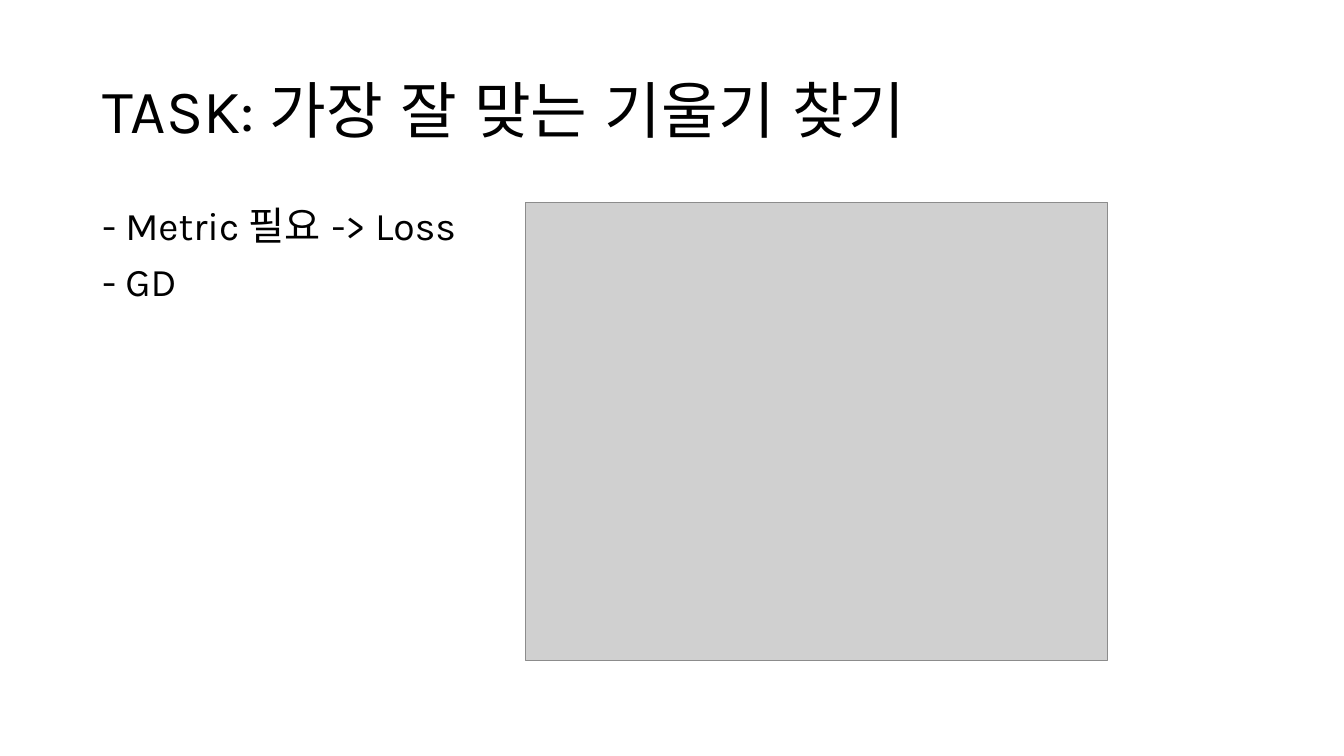
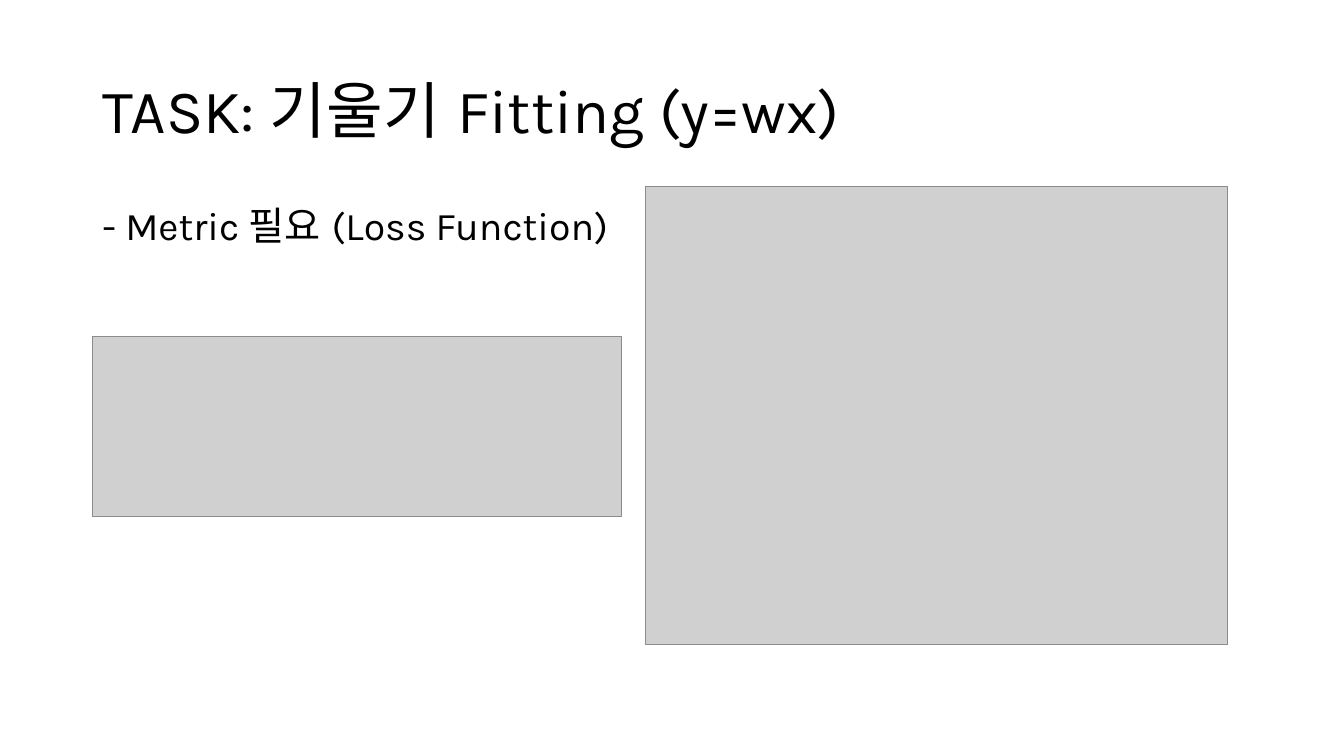
Before and after one commit to Y0rFa1se/2025-2-HAI-STUDY, a slide deck: slide 6 of 1/DL.pptx. Drawn at 1344x756 pixels with LibreOffice and Linux fonts; fonts in the diff are those of the drawing; grey boxes stand for pictures. Boxes give left, top, right and bottom in pixels: in the first picture for what was removed or moved away, otherwise in the second. Text is boxed around its words. In the diff, an @@ line names an element or a change of style, - is before the commit and + after.

```diff
--- a/1/DL.pptx
+++ b/1/DL.pptx
@@ title at <box>102,82,840,148</box>: text changed @@
-TASK: 가장 잘 맞는 기울기 찾기
+TASK: 기울기 Fitting (y=wx)
@@ text at <box>125,207,608,245</box>: text changed @@
-- Metric 필요 -> Loss
-- GD
+- Metric 필요 (Loss Function)
@@ picture: place and size @@
-picture at <box>525,203,1108,660</box>
+picture at <box>645,187,1228,644</box>
@@ picture added at <box>93,337,622,517</box> @@
```
Also in this commit, not shown: 1 other slide changed, 5 slides added, 1 slide removed.
